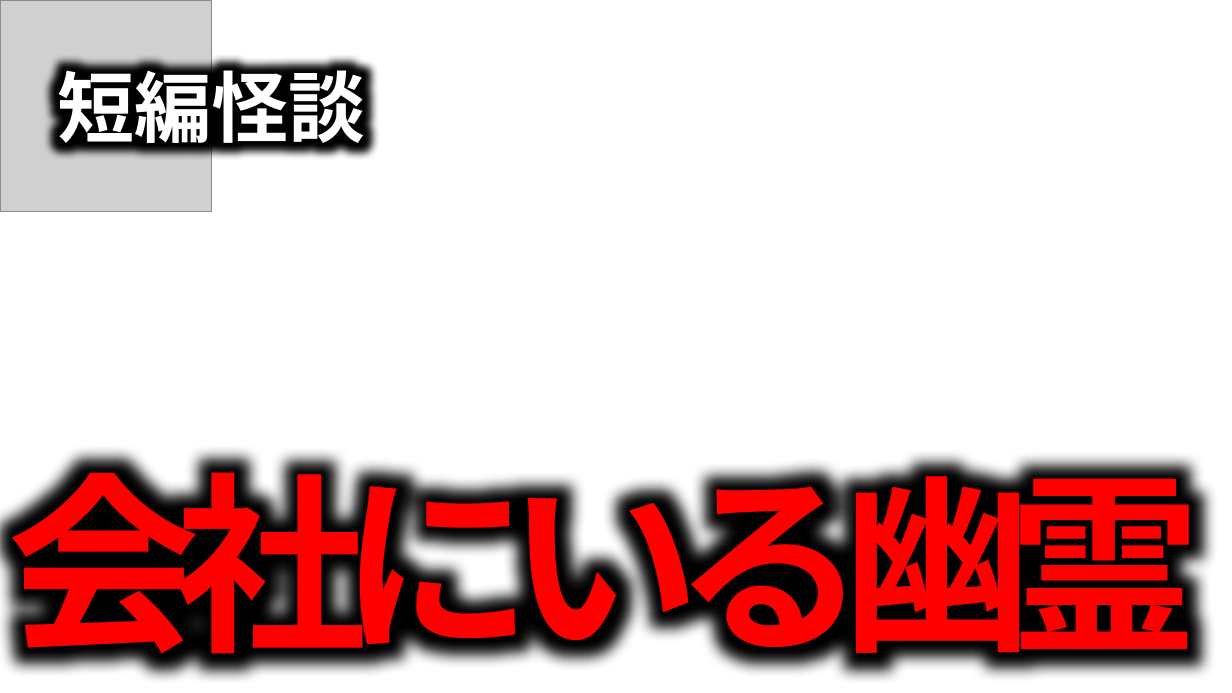
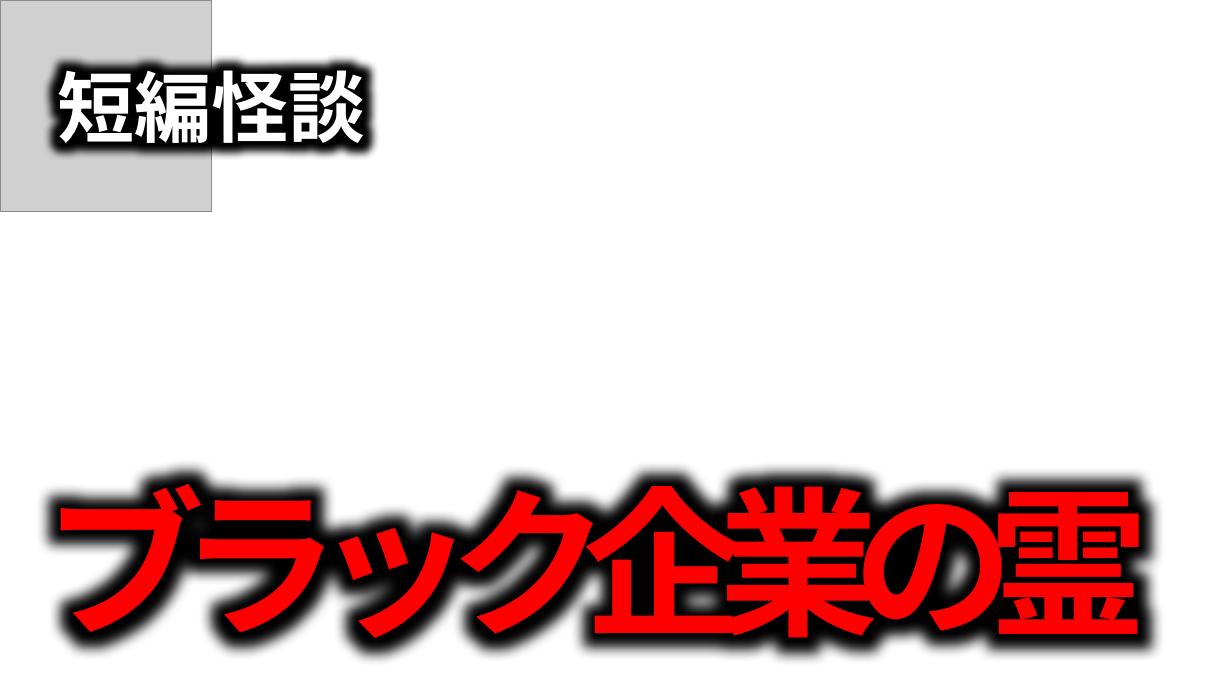
Before and after one commit to takeko333/ContentGenerator, a slide deck: slide 2 of bkup/Channels/ほたてまだこ/サムネイル_Horror.pptx. Drawn at 1232x693 pixels with LibreOffice and Linux fonts; fonts in the diff are those of the drawing; grey boxes stand for pictures; background and template pictures are left out. Boxes give left, top, right and bottom in pixels: in the first picture for what was removed or moved away, otherwise in the second. Text is boxed around its words. In the diff, an @@ line names an element or a change of style, - is before the commit and + after.

```diff
--- a/bkup/Channels/ほたてまだこ/サムネイル_Horror.pptx
+++ b/bkup/Channels/ほたてまだこ/サムネイル_Horror.pptx
@@ text at [45,460,1149,662]: text changed; size 150 to 125 pt @@
-会社にいる幽霊
+ブラック企業の霊
```
Also in this commit, not shown: 1 other slide changed, 3 other files.
